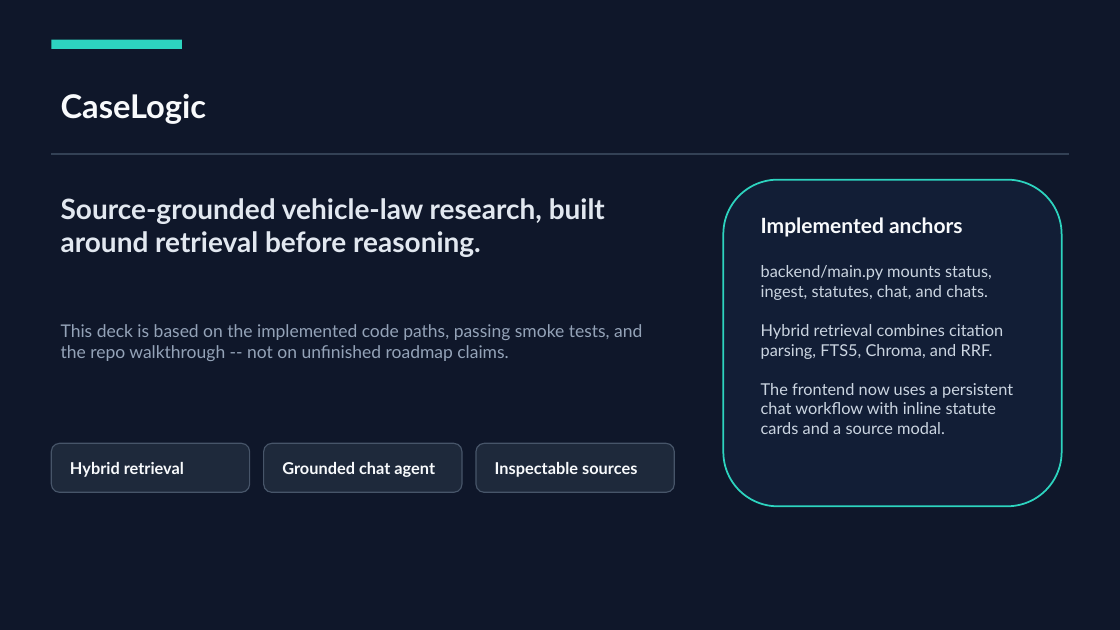
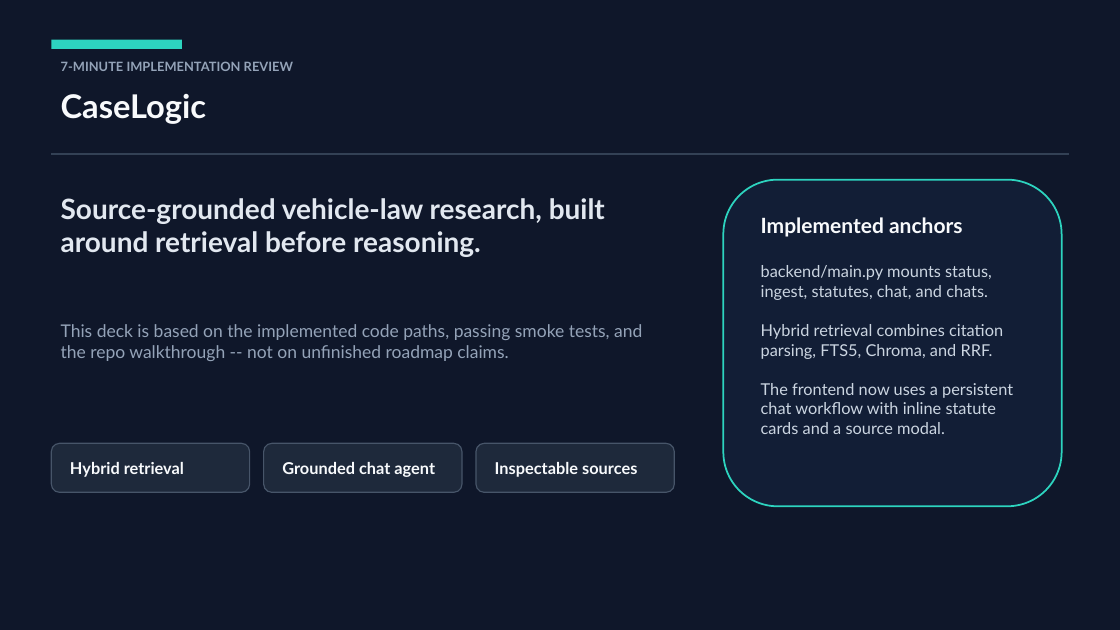
Before and after one commit to Danial-Kord/CaseLogic, a slide deck: slide 1 of docs/CaseLogic_7min_Presentation.pptx. Drawn at 1120x630 pixels with LibreOffice and Linux fonts; fonts in the diff are those of the drawing. Boxes give left, top, right and bottom in pixels: in the first picture for what was removed or moved away, otherwise in the second. Text is boxed around its words. In the diff, an @@ line names an element or a change of style, - is before the commit and + after.

```diff
--- a/docs/CaseLogic_7min_Presentation.pptx
+++ b/docs/CaseLogic_7min_Presentation.pptx
@@ text added at (61,61,293,71), 11 pt, text #94A3B8, bold @@
+7-MINUTE IMPLEMENTATION REVIEW
```
Also in this commit, not shown: 18 other files.
